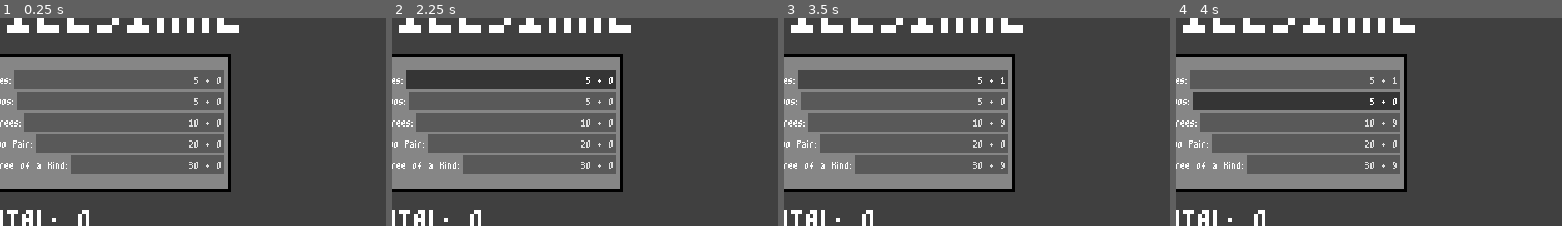
Above: before the commit, frames 1-4 (left to right).
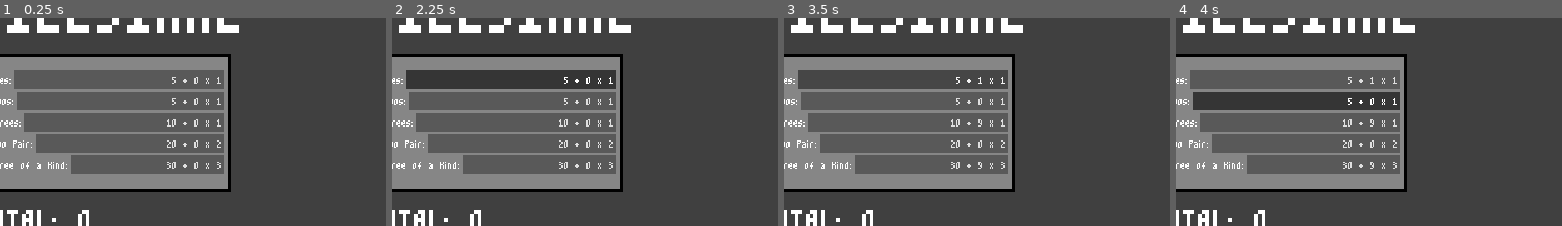
Above: after the commit, the same moments.

Repository: xander6424/DICESIRAE
Game: Godot game, scene res://scenes/main.tscn
Same seed, same stepped clock (60 frames per second), same inputs: the game is played once before the commit and once after it.
Inputs (mouse positions are % of the whole screen's width and height, from its top left):
- Up to frame 1 (0.25 s): no input
- Up to frame 2 (2.25 s): click "SCORE" at 0.5 s; click (91, 91) at 1.25 s; click "5 + 0" (after the commit: "5 + 0 x 1") at 2 s
- Up to frame 3 (3.5 s): click "5 + 1" (after the commit: "5 + 1 x 1") at 2.75 s
- Up to frame 4 (4 s): click "5 + 0" (after the commit: "5 + 0 x 1") at 3.5 s
The pictures show only the part of the screen within x 4-54%, y 9-59%; the shares and areas given below are measured in that part.

The runs differ from the first frame. In frame 1, 0.5% of the frame differs, in the area x 43-58%, y 28-73%; in frame 2, 0.5%; in frame 3, 0.5%; in frame 4, 0.5%.

Commit message:
Multiply Score
Categories now include a base multiplication score which also is used in scoring now.

Diff:
--- a/scripts/scorecard.gd
+++ b/scripts/scorecard.gd
@@ -14,29 +14,31 @@
 
 class CategoryInfo:
 	var name: String
+	var id: Categories
 	var level: int = 1
+	var scored: bool = false
+
 	var base_score: int
-	var id: Categories
-
 	var total: int = 0
-	var scored: bool = false
+	var mult_score: int
 
 	var label: Label = null
 	var button: Button = null
 
-	func _init(name: String, base_score: int, id: Categories):
+	func _init(name: String, base_score: int, mult_score: int, id: Categories):
 		self.name = name
 		self.base_score = base_score
+		self.mult_score = mult_score
 		self.id = id
 
-# Initialize category name, base score, and id
-var aces: CategoryInfo = CategoryInfo.new("Aces", 5, Categories.ACES)
-var twos: CategoryInfo = CategoryInfo.new("Twos", 5, Categories.TWOS)
-var threes: CategoryInfo = CategoryInfo.new("Threes", 10, Categories.THREES)
-var fours: CategoryInfo = CategoryInfo.new("Fours", 10, Categories.FOURS)
-var choice: CategoryInfo = CategoryInfo.new("Choice", 0, Categories.CHOICE)
-var two_pair: CategoryInfo = CategoryInfo.new("Two Pair", 20, Categories.TWO_PAIR)
-var three_of_a_kind: CategoryInfo = CategoryInfo.new("Three of a Kind", 30, Categories.THREE_OF_A_KIND)
+# Initialize category name, base score, mult score, and id
+var aces: CategoryInfo = CategoryInfo.new("Aces", 5, 1, Categories.ACES)
+var twos: CategoryInfo = CategoryInfo.new("Twos", 5, 1, Categories.TWOS)
+var threes: CategoryInfo = CategoryInfo.new("Threes", 10, 1, Categories.THREES)
+var fours: CategoryInfo = CategoryInfo.new("Fours", 10, 1, Categories.FOURS)
+var choice: CategoryInfo = CategoryInfo.new("Choice", 0, 1, Categories.CHOICE)
+var two_pair: CategoryInfo = CategoryInfo.new("Two Pair", 20, 2, Categories.TWO_PAIR)
+var three_of_a_kind: CategoryInfo = CategoryInfo.new("Three of a Kind", 30, 3, Categories.THREE_OF_A_KIND)
 
 var category_info_list: Array[CategoryInfo] = [aces, twos, threes, fours, two_pair, three_of_a_kind]
 var active_category_info_list: Array[CategoryInfo] = []
@@ -47,7 +49,7 @@
 		# Add starting categories only to the scorecard
 		if category.id in starting_category_list:
 			category_label_list[scorecard_index].text = category.name + ":"
-			category_button_list[scorecard_index].text = str(category.base_score) + " + 0"
+			category_button_list[scorecard_index].text = str(category.base_score) + " + 0 x " + str(category.mult_score)
 			#category_button_list[scorecard_index].pressed.connect(category_button_pressed)
 
 			category.label = category_label_list[scorecard_index]
@@ -80,7 +82,7 @@
 		if category_selected:
 			var scored_total: int = 0
 			if current_category.total > 0:
-				scored_total = current_category.base_score + current_category.total
+				scored_total = (current_category.base_score + current_category.total) * current_category.mult_score
 				Global.grand_total += scored_total
 
 			current_category.scored = true
@@ -158,4 +160,4 @@
 							break
 
 			# Fix output
-			category.button.text = str(category.base_score) + " + " + str(category.total)
+			category.button.text = str(category.base_score) + " + " + str(category.total) + " x " + str(category.mult_score)
